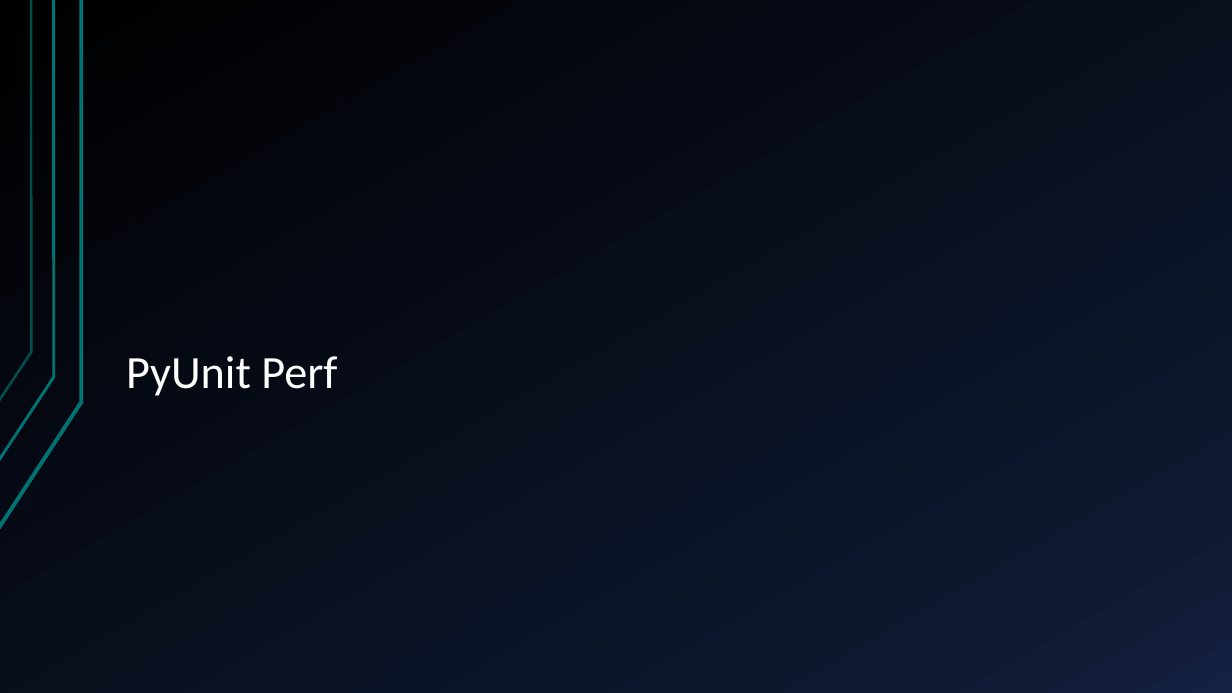
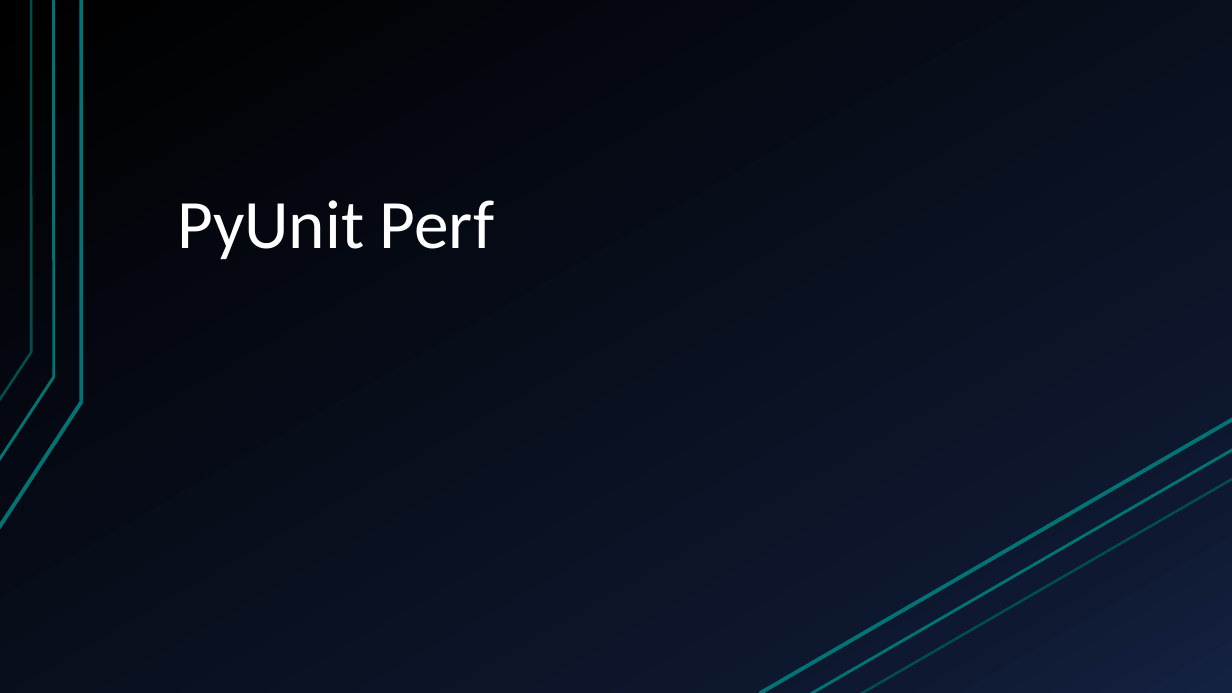
Before and after one commit to BrunoFelix/Restoran, a slide deck: slide 31 of Docs/Apresentação TSW-Atualizada.pptx. Drawn at 1232x693 pixels with LibreOffice and Linux fonts; fonts in the diff are those of the drawing. Boxes give left, top, right and bottom in pixels: in the first picture for what was removed or moved away, otherwise in the second. Text is boxed around its words. In the diff, an @@ line names an element or a change of style, - is before the commit and + after.

```diff
--- a/Docs/Apresentação TSW-Atualizada.pptx
+++ b/Docs/Apresentação TSW-Atualizada.pptx
@@ title "PyUnit Perf": place and size @@
-title "PyUnit Perf" at (126,356,337,396)
+title "PyUnit Perf" at (177,200,494,260)
@@ title "PyUnit Perf" at (177,200,494,260): size 36 to 54 pt @@
@@ line added from (760, 693) to (1232, 419), #007373 3 pt @@
@@ line added from (809, 693) to (1232, 449), #007373 2.25 pt @@
@@ line added from (860, 693) to (1232, 479), #007373 2 pt @@
```
Also in this commit, not shown: 7 other slides changed, 5 other files.
